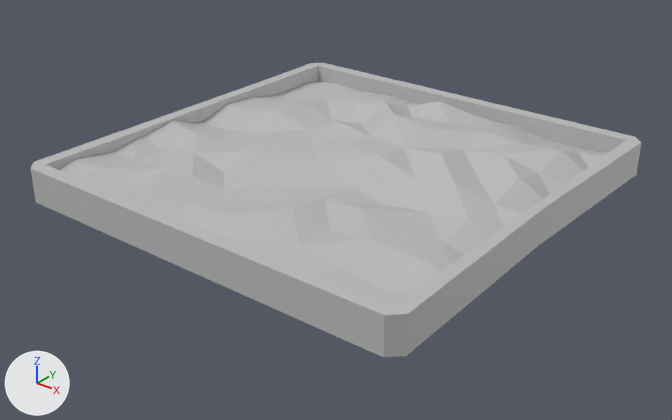
One commit to the FBX model Assets/Decor/Sandboxes/HardSand.fbx: the scene before it, then after it.
Camera for both pictures: a 50 mm lens placed at (18.28, -23.35, 13.18), pointed at (0.22, -0.76, -0.82). Every picture has the same lights, and +X, +Y and +Z are marked at lower left. Where no turn or scale is listed for an object, it has been applied to the vertices.

In view in the first picture: 'Sand', 'Sandbox'.
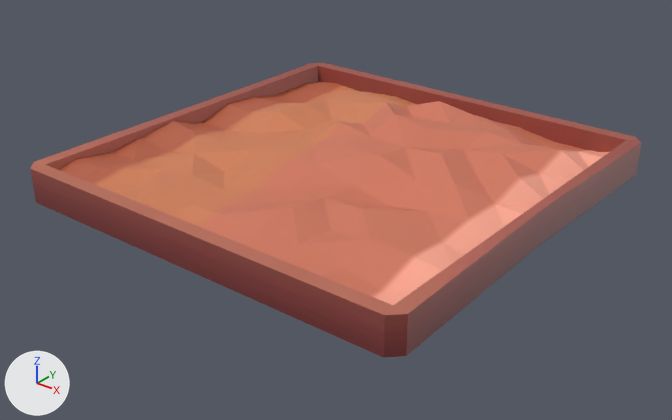
Commit message: Sandbox fix

Pixel boxes (x1, y1, x2, y2) of what changed, in the pictures (672 x 420 px):
```json
{"object": "Sand", "change": "surface changed", "before": [59, 82, 609, 305], "after": [59, 82, 609, 305], "on screen": "grey to orange"}
{"object": "Sandbox", "change": "surface changed", "before": [31, 63, 641, 358], "after": [31, 63, 641, 358], "on screen": "grey to brown"}
```

Scene script edits in JSON lines:
```json
{"op": "add", "block": "img_sandboxalbedo_psd", "code": ["img_sandboxalbedo_psd = load_image('SandboxAlbedo.psd', 'SandboxAlbedo.jpg', 128, 128, 'sRGB')"]}
{"op": "add", "block": "img_sandalbedo_psd", "code": ["img_sandalbedo_psd = load_image('SandAlbedo.psd', 'SandAlbedo.jpg', 128, 128, 'sRGB')"]}
{"op": "remove", "block": "mat_sandmat", "code": "mat_sandmat.base_color = (0.5, 0.5, 0.5)  # grey #bcbcbc"}
{"op": "add", "block": "mat_sandmat", "code": "mat_sandmat.texture = img_sandalbedo_psd"}
{"op": "remove", "block": "mat_sandboxmat", "code": "mat_sandboxmat.base_color = (0.5, 0.5, 0.5)  # grey #bcbcbc"}
{"op": "add", "block": "mat_sandboxmat", "code": "mat_sandboxmat.texture = img_sandboxalbedo_psd"}
{"block": "me_mesh_001", "where": "me_mesh_001.from_pydata(...)  # 121 vertices, 200 faces; spans x -7.33..7.32, y -7.32..7.32, z -0.22..1.12"}
{"block": "me_mesh_001", "where": "# used by ob_sand; location = (0.0, 0.0, 0.45)"}
{"block": "me_mesh_001", "change": "me_mesh_001 part 1: texture (UV) coordinates of 200 of 200 faces, centred in x -6.84..6.83, y -6.83..6.84, z -0.11..0.89, changed; they spanned u 0.0..1.0, v 0.0..1.0 and now span u 0.41..0.99, v 0.49..0.99"}
{"block": "me_mesh", "where": "me_mesh.from_pydata(...)  # 32 vertices, 24 faces; spans x -7.6..7.6, y -7.6..7.6, z -0.6..0.6"}
{"block": "me_mesh", "where": "# used by ob_sandbox; location = (0.0, 0.0, 0.42)"}
{"block": "me_mesh", "change": "me_mesh part 2: texture (UV) coordinates of 24 of 24 faces, centred in x -7.6..7.5, y -7.6..7.6, z -0.6..0.6, changed; they spanned u 0.13..0.87, v 0.0..1.0 and now span u 0.52..0.88, v 0.5..0.87"}
```
